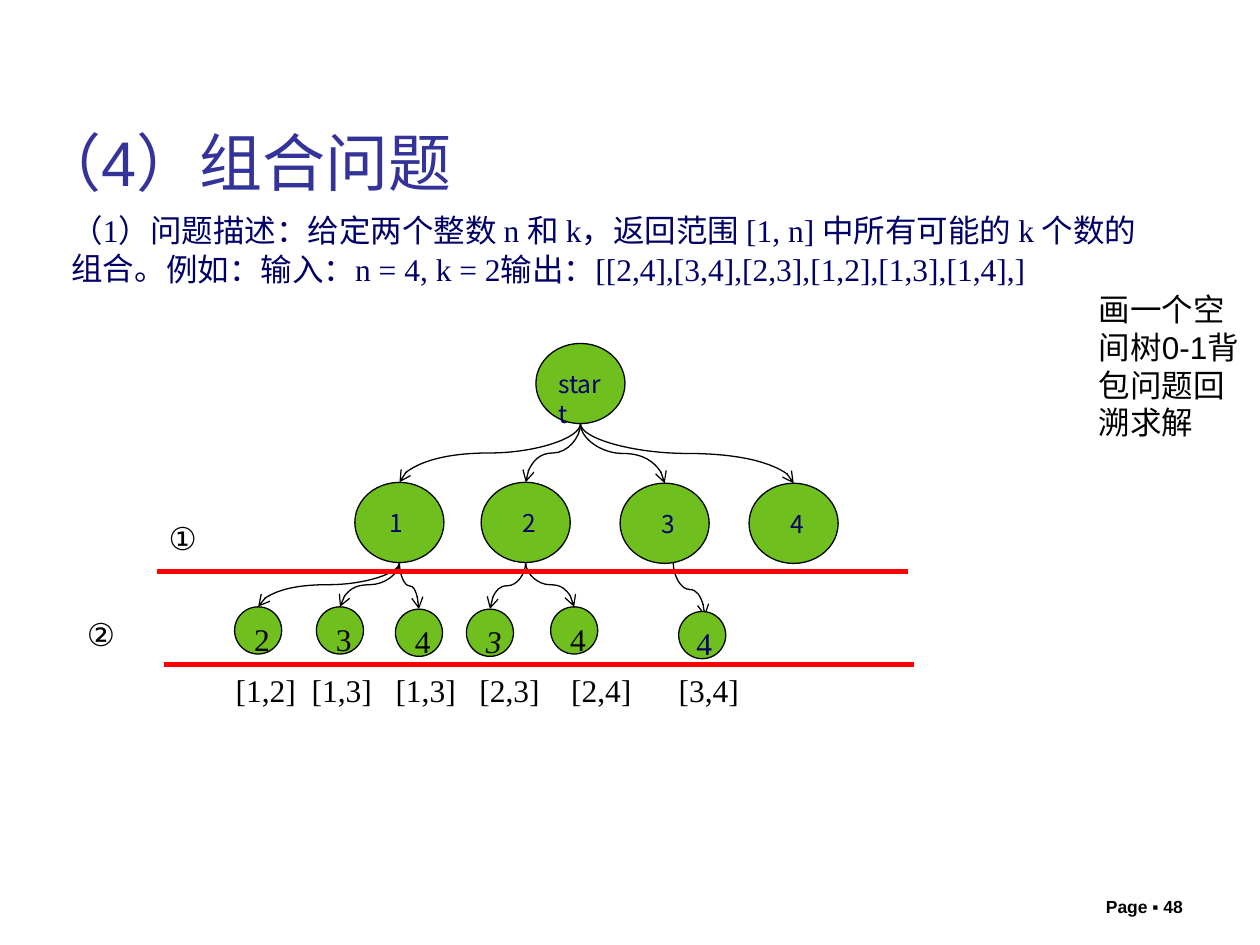
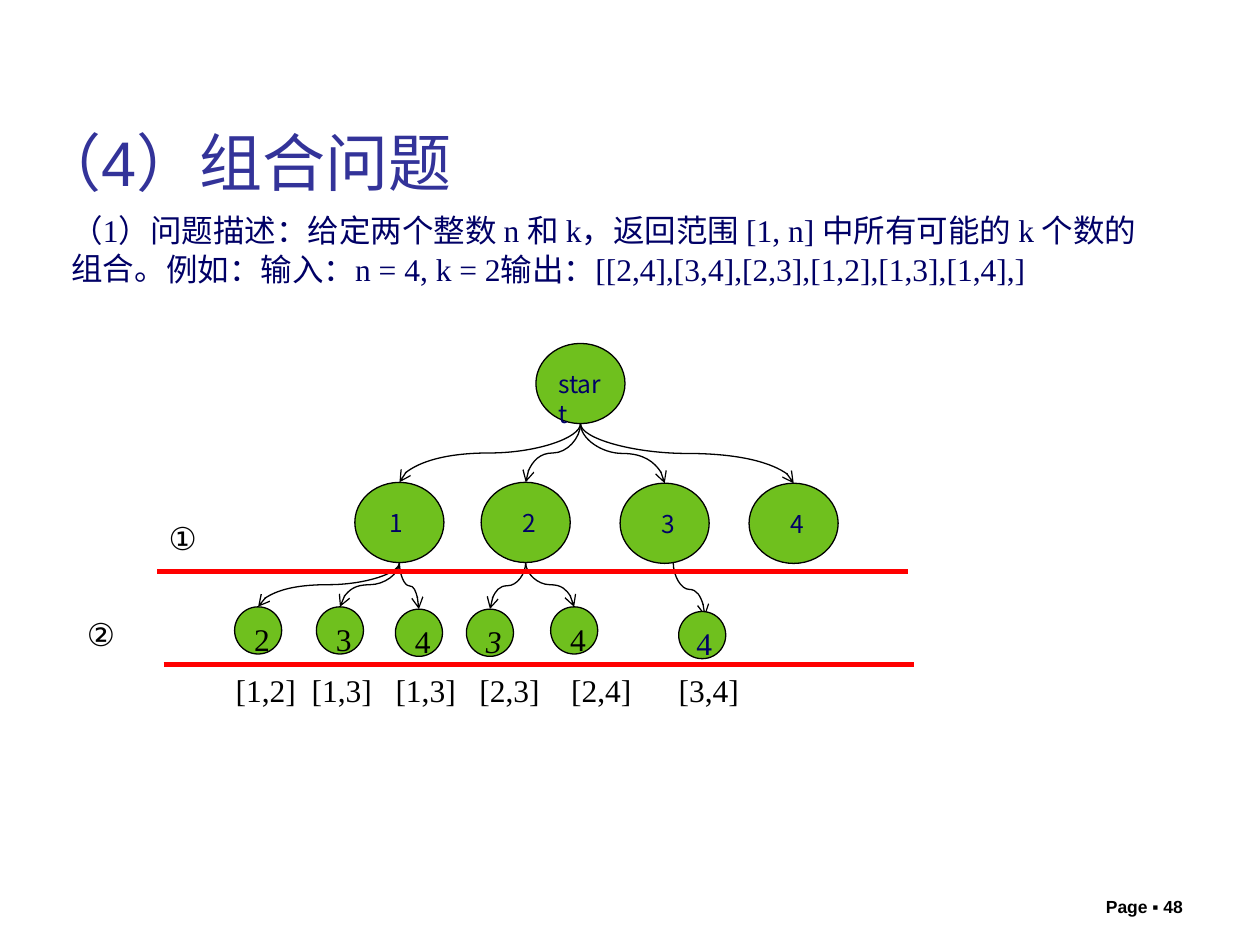
Before and after one commit to liutongling/DP, a slide deck: slide 48 of file/第6章 回朔法.pptx. Drawn at 1260x945 pixels with LibreOffice and Linux fonts; fonts in the diff are those of the drawing; background and template pictures are left out. Boxes give left, top, right and bottom in pixels: in the first picture for what was removed or moved away, otherwise in the second. Text is boxed around its words. In the diff, an @@ line names an element or a change of style, - is before the commit and + after.

```diff
--- a/file/第6章 回朔法.pptx
+++ b/file/第6章 回朔法.pptx
@@ text removed at [1099,294,1239,362] @@
-画一个空间树0-1背包问题回溯求解
```
Also in this commit, not shown: 3 other slides changed, 1 slide added, 2 other files.
